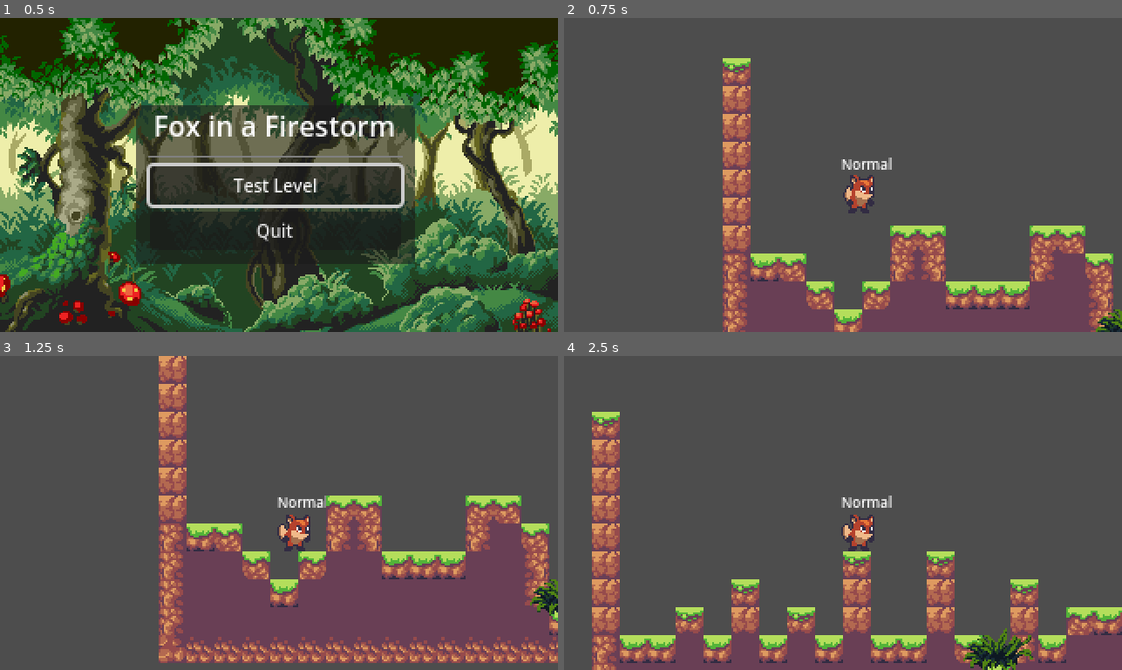
Above: before the commit, frames 1-4 (two rows, left to right).
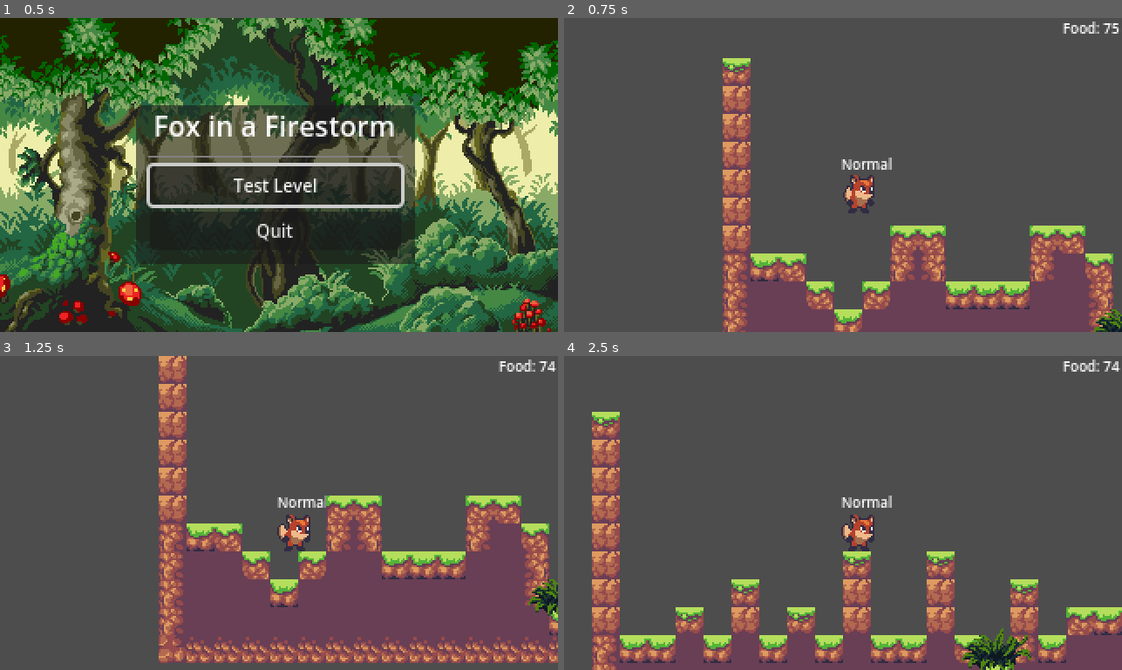
Above: after the commit, the same moments.

Repository: JP-Dhabolt/fox-in-a-firestorm
Game: Godot game, scene res://scenes/levels/Main.tscn
The game is run twice, just before and just after one commit, with the same random seed, the same clock (stepped at 60 frames per second) and the same inputs.
Inputs (mouse positions are in pixels of both pictures, inside the frame that each line leads up to):
- Up to frame 1 (0.5 s): no input
- Up to frame 2 (0.75 s): click "Test Level" at 0.5 s
- Up to frame 3 (1.25 s): no input
- Up to frame 4 (2.5 s): tap Enter at 1.25 s; move the mouse to (965, 497) at 1.27 s; hold D (move_right) 1.28-2 s; hold Shift 1.28-2 s; click (965, 497) at 1.42 s; tap Space (jump) at 1.52 s; drag from (731, 528) to (815, 575) at 2.02 s

Frame 1 is identical in both runs. In frame 2, 0.3% of the frame differs, in the area x 89-100%, y 1-100%; in frame 3, 0.4%; in frame 4, 0.8%, in the area x 71-100%, y 1-100%.
Error in both runs: Invalid assignment of property or key 'paused' with value of type 'bool' on a base object of type 'null instance'. (res://scenes/interface/MenuModal/MenuModal.…

Commit message:
Add functional leaves #minor

Diff:
--- a/game/scenes/characters/Player/Eating.gd
+++ b/game/scenes/characters/Player/Eating.gd
@@ -3,12 +3,14 @@
 var crouch_animation = "Crouch"
 var original_movement_speed: int
 @export var player_speed_multiplier = 0.5
+@export var food_amount = 10
 
 func enter(_previous_state):
 	state_machine.player.sprite.play(crouch_animation)
 	state_machine.start_eat_timer()
 	original_movement_speed = state_machine.player.movement_speed
 	state_machine.player.movement_speed = int(state_machine.player.movement_speed * player_speed_multiplier)
+	state_machine.player.eat(food_amount)
 
 func exit():
 	state_machine.player.movement_speed = original_movement_speed
--- a/game/scenes/characters/Player/Player.gd
+++ b/game/scenes/characters/Player/Player.gd
@@ -7,8 +7,12 @@
 @export var movement_speed: int = 150
 @export var jump_force: int = 200
 @export var pounce_force: int = 50
+@export var food: int = 75
+@export var food_tick_rate: int = 2
 
 @onready var sprite := $AnimatedSprite2D as AnimatedSprite2D
+
+var elapsed_time: float = 0
 
 func _physics_process(_delta):
 	velocity.y += gravity
@@ -17,5 +21,15 @@
 	move_and_slide()
 	velocity = velocity
 
+func _process(delta: float):
+	elapsed_time += delta
+
+	if elapsed_time >= 1.0 / food_tick_rate:
+		elapsed_time -= 1.0 / food_tick_rate
+		food -= 1
+
 func on_collision(node: Node2D):
 	emit_signal("collided_with", node)
+
+func eat(amount: int):
+	food = min(100, food + amount)
--- a/game/scenes/characters/Player/Player.tscn
+++ b/game/scenes/characters/Player/Player.tscn
@@ -179,7 +179,7 @@
 [node name="AnimatedSprite2D" type="AnimatedSprite2D" parent="."]
 position = Vector2(10.5, 6)
 sprite_frames = SubResource("5")
-animation = &"Jump"
+animation = &"Run"
 
 [node name="CollisionShape2D" type="CollisionShape2D" parent="."]
 position = Vector2(9.875, 13)
--- a/game/scenes/characters/Player/Pouncing.gd
+++ b/game/scenes/characters/Player/Pouncing.gd
@@ -13,4 +13,5 @@
 func on_collision(node: Node2D):
 	var leaves := node as Leaves
 	if leaves != null:
+		leaves.eat_me()
 		state_machine.transition_to("Eating")
--- /dev/null
+++ b/game/scenes/interface/HUD/Food.gd
@@ -0,0 +1,10 @@
+extends Label
+
+var player: Player
+func _ready():
+	await owner.ready
+	player = owner.player as Player
+	assert(player != null, "Player must be available to use this node")
+
+func _process(_delta):
+	text = "Food: " + str(player.food)
--- /dev/null
+++ b/game/scenes/interface/HUD/HUD.gd
@@ -0,0 +1,4 @@
+extends Node2D
+
+
+@export var player: Player
--- /dev/null
+++ b/game/scenes/interface/HUD/HUD.tscn
@@ -0,0 +1,18 @@
+[gd_scene load_steps=3 format=3 uid="uid://ub25a470q2tw"]
+
+[ext_resource type="Script" path="res://scenes/interface/HUD/HUD.gd" id="1_pdqff"]
+[ext_resource type="Script" path="res://scenes/interface/HUD/Food.gd" id="2_o3t81"]
+
+[node name="HUD" type="Node2D"]
+script = ExtResource("1_pdqff")
+
+[node name="CanvasLayer" type="CanvasLayer" parent="."]
+
+[node name="Food" type="Label" parent="CanvasLayer"]
+offset_left = 279.0
+offset_right = 319.0
+offset_bottom = 23.0
+theme_override_font_sizes/font_size = 8
+text = "Food: 100"
+horizontal_alignment = 2
+script = ExtResource("2_o3t81")
--- a/game/scenes/interface/MainMenu.tscn
+++ b/game/scenes/interface/MainMenu/MainMenu.tscn
@@ -1,6 +1,6 @@
 [gd_scene load_steps=2 format=3 uid="uid://be1sw78cnhfjp"]
 
-[ext_resource type="Script" path="res://scenes/interface/MainMenu.gd" id="2_g1n1f"]
+[ext_resource type="Script" path="res://scenes/interface/MainMenu/MainMenu.gd" id="2_g1n1f"]
 
 [node name="MainMenu" type="ColorRect"]
 anchors_preset = 15
--- a/game/scenes/levels/Main.tscn
+++ b/game/scenes/levels/Main.tscn
@@ -2,7 +2,7 @@
 
 [ext_resource type="Texture2D" uid="uid://b2nlw4agsakeo" path="res://sprites/sunnyland_forest_of_illusion/back.png" id="1_iohad"]
 [ext_resource type="Texture2D" uid="uid://6ui8eidfwdx7" path="res://sprites/sunnyland_forest_of_illusion/middle.png" id="2_rflj3"]
-[ext_resource type="PackedScene" uid="uid://be1sw78cnhfjp" path="res://scenes/interface/MainMenu.tscn" id="3_iaaow"]
+[ext_resource type="PackedScene" uid="uid://be1sw78cnhfjp" path="res://scenes/interface/MainMenu/MainMenu.tscn" id="3_iaaow"]
 
 [node name="Main" type="Node2D"]
 
--- a/game/scenes/levels/TestLevel.tscn
+++ b/game/scenes/levels/TestLevel.tscn
@@ -1,6 +1,7 @@
-[gd_scene load_steps=5 format=3 uid="uid://dsyeewn78c28r"]
+[gd_scene load_steps=6 format=3 uid="uid://dsyeewn78c28r"]
 
-[ext_resource type="PackedScene" uid="uid://cqnuwdbv7t1jm" path="res://scenes/characters/Player.tscn" id="2"]
+[ext_resource type="PackedScene" uid="uid://cqnuwdbv7t1jm" path="res://scenes/characters/Player/Player.tscn" id="2"]
+[ext_resource type="PackedScene" uid="uid://ub25a470q2tw" path="res://scenes/interface/HUD/HUD.tscn" id="2_j5s88"]
 [ext_resource type="Resource" uid="uid://bxrhlvm471kb3" path="res://scenes/levels/TestLevel/SpawnableLeaf.tres" id="4_dxeso"]
 [ext_resource type="PackedScene" uid="uid://g5xdeqs6ky7f" path="res://scenes/interface/MenuModal/MenuModal.tscn" id="5_hsehm"]
 [ext_resource type="PackedScene" uid="uid://ceqcxqo62twgj" path="res://scenes/systems/TerrainGenerator.tscn" id="5_p6tqq"]
@@ -14,6 +15,9 @@
 
 [node name="Camera2D" type="Camera2D" parent="Player"]
 
+[node name="HUD" parent="Player/Camera2D" node_paths=PackedStringArray("player") instance=ExtResource("2_j5s88")]
+player = NodePath("../..")
+
 [node name="TerrainGenerator" parent="." node_paths=PackedStringArray("player_node") instance=ExtResource("5_p6tqq")]
 position = Vector2(-128, -128)
 player_node = NodePath("../Player")
--- a/game/scenes/objects/Leaves.gd
+++ b/game/scenes/objects/Leaves.gd
@@ -2,22 +2,24 @@
 class_name Leaves
 
 
-# Declare member variables here. Examples:
-# var a = 2
-# var b = "text"
+@onready var sprite = $AnimatedSprite2D
+@export var rodent_chance: float = 0.85
 
+var has_rodent = true
 
-# Called when the node enters the scene tree for the first time.
 func _ready():
-	pass # Replace with function body.
-
-
-# Called every frame. 'delta' is the elapsed time since the previous frame.
-#func _process(delta):
-#	pass
+	if randf() > rodent_chance:
+		has_rodent = false
+		sprite.play("empty")
+	else:
+		sprite.play("full")
 
 
 func _on_Leaves_body_entered(body: Node):
 	var player := body as Player
-	if player != null:
+	if player != null && has_rodent:
 		player.on_collision(self)
+
+func eat_me():
+	has_rodent = false
+	sprite.play("empty")
--- a/game/scenes/objects/Leaves.tscn
+++ b/game/scenes/objects/Leaves.tscn
@@ -1,10 +1,51 @@
-[gd_scene load_steps=4 format=3 uid="uid://bbgdrnpmiv3ny"]
+[gd_scene load_steps=9 format=3 uid="uid://bbgdrnpmiv3ny"]
 
-[ext_resource type="Texture2D" uid="uid://dsawci5tmxbhw" path="res://sprites/sunnyland_tall_forest_environment/Plant.png" id="1"]
 [ext_resource type="Script" path="res://scenes/objects/Leaves.gd" id="2"]
+[ext_resource type="Texture2D" uid="uid://bfi8tjy4abfkt" path="res://sprites/sunnyland_tall_forest_environment/Plant-color-modified.png" id="2_trtpr"]
+[ext_resource type="Texture2D" uid="uid://djesyiipacv8a" path="res://sprites/sunnyland_tall_forest_environment/Plant-swaying-modified.png" id="3_6brns"]
+
+[sub_resource type="AtlasTexture" id="AtlasTexture_ip8vs"]
+atlas = ExtResource("3_6brns")
+region = Rect2(0, 0, 40, 27)
+
+[sub_resource type="AtlasTexture" id="AtlasTexture_x24ha"]
+atlas = ExtResource("3_6brns")
+region = Rect2(45, 0, 40, 27)
+
+[sub_resource type="AtlasTexture" id="AtlasTexture_0jgvn"]
+atlas = ExtResource("3_6brns")
+region = Rect2(90, 0, 40, 27)
+
+[sub_resource type="SpriteFrames" id="SpriteFrames_v73on"]
+animations = [{
+"frames": [{
+"duration": 1.0,
+"texture": ExtResource("2_trtpr")
+}],
+"loop": true,
+"name": &"empty",
+"speed": 5.0
+}, {
+"frames": [{
+"duration": 1.0,
+"texture": SubResource("AtlasTexture_ip8vs")
+}, {
+"duration": 1.0,
+"texture": SubResource("AtlasTexture_x24ha")
+}, {
+"duration": 1.0,
+"texture": SubResource("AtlasTexture_0jgvn")
+}, {
+"duration": 1.0,
+"texture": SubResource("AtlasTexture_x24ha")
+}],
+"loop": true,
+"name": &"full",
+"speed": 5.0
+}]
 
 [sub_resource type="RectangleShape2D" id="1"]
-size = Vector2(28, 12)
+size = Vector2(38.125, 12)
 
 [node name="Leaves" type="Area2D"]
 position = Vector2(0, -8)
@@ -12,12 +53,13 @@
 collision_mask = 2
 script = ExtResource("2")
 
-[node name="Sprite2D" type="Sprite2D" parent="."]
-position = Vector2(0, 0.5)
-texture = ExtResource("1")
+[node name="AnimatedSprite2D" type="AnimatedSprite2D" parent="."]
+sprite_frames = SubResource("SpriteFrames_v73on")
+animation = &"full"
 
 [node name="CollisionShape2D" type="CollisionShape2D" parent="."]
-position = Vector2(0, 3)
+position = Vector2(-9.37842e-07, 3)
+scale = Vector2(1.04918, 1)
 shape = SubResource("1")
 
 [connection signal="body_entered" from="." to="." method="_on_Leaves_body_entered"]
Renamed: game/scenes/interface/MainMenu.gd -> game/scenes/interface/MainMenu/MainMenu.gd
Binary file added: game/sprites/sunnyland_tall_forest_environment/Plant-color-modified.png
Not shown, added: game/sprites/sunnyland_tall_forest_environment/Plant-color-modified.png.import
Binary file added: game/sprites/sunnyland_tall_forest_environment/Plant-swaying-modified.png
Not shown, added: game/sprites/sunnyland_tall_forest_environment/Plant-swaying-modified.png.import
Not shown, added: resources/sunnyland_tall_forest_environment/Props/Plant-color-modified.png
Not shown, added: resources/sunnyland_tall_forest_environment/Props/Plant-swaying-modified.png
